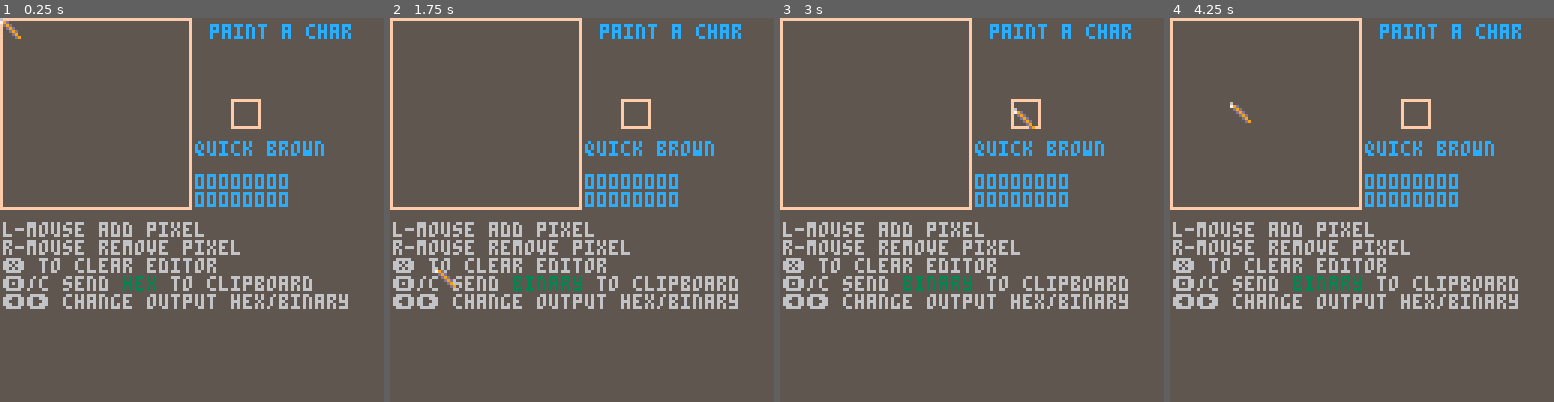
Above: before the commit, frames 1-4 (left to right).
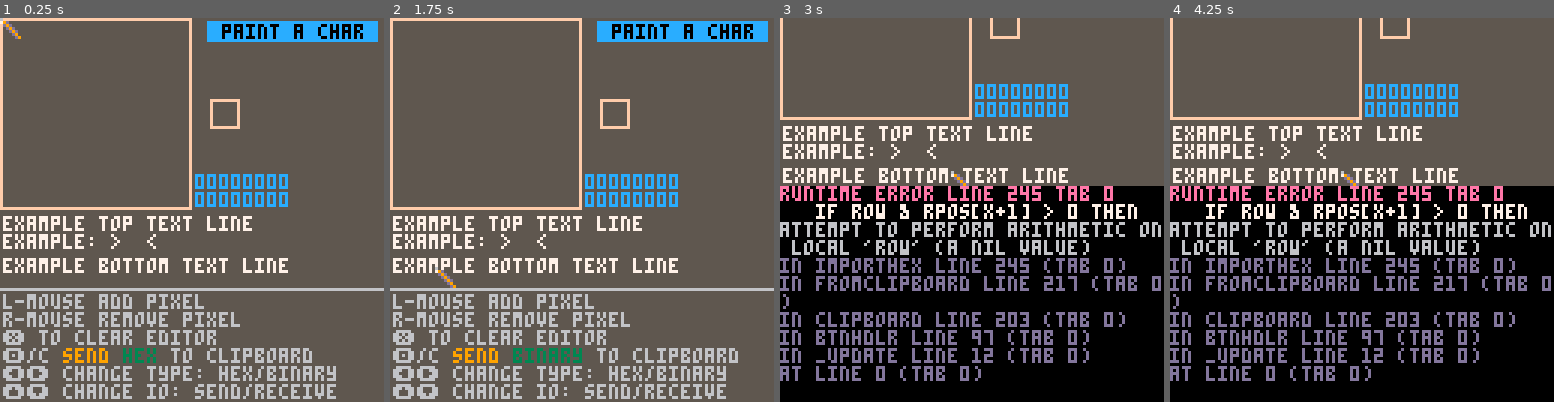
Above: after the commit, the same moments.

Repository: brettski/pico-8
Game: PICO-8 cartridge paintachar.p8
Same seed, same stepped clock (60 frames per second), same inputs: the game is played once before the commit and once after it.
Inputs (mouse positions are in pixels of both pictures, inside the frame that each line leads up to):
- Up to frame 1 (0.25 s): no input
- Up to frame 2 (1.75 s): tap X (X key) at 0.33, 1.07 s; click (670, 121) at 0.67 s; tap O (Z key) at 0.7, 1.7 s; click (436, 267) at 1.22 s; hold Right from 1.6 s (still down)
- Up to frame 3 (3 s): click (887, 114) at 1.77 s; tap X (X key) at 1.85, 2.97 s; release Right at 2.1 s; tap O (Z key) at 2.1, 2.5, 2.9 s; hold Up 2.15-2.42 s; click (952, 259) at 2.32 s; hold Right from 2.47 s (still down); click (1014, 106) at 2.87 s
- Up to frame 4 (4.25 s): release Right at 3.03 s; hold Left 3.08-3.58 s; tap O (Z key) at 3.3, 3.7, 4.1 s; click (1465, 256) at 3.42 s; hold Down 3.63-3.97 s; click (1231, 102) at 3.97 s; hold Right from 4.02 s (still down); tap X (X key) at 4.08 s

The runs differ from the first frame. In frame 1, 17% of the frame differs, in the area x 0-100%, y 0-100%; in frame 2, 17%; in frame 3, 62%; in frame 4, 62%.
Error after the commit: runtime error line 245 tab 0; if row & rpos[x+1] > 0 then; attempt to perform arithmetic on local 'row' (a nil value)

Commit message:
paintachar v2, add importing

Diff:
--- a/paintachar.p8
+++ b/paintachar.p8
@@ -3,7 +3,7 @@
 __lua__
 --paint a char
 --by brettski
---v1.0
+--v2.0
 
 function _init()
  poke(0x5f2d, 1) --mouse
@@ -22,18 +22,20 @@
  --rect(0,0,127,127,8)--debug
  drw_editor()
  drw_output()
+ drw_error()
  spr(3,msx,msy) --pointer
 end
 -->8
---setup
+--setup/data
 
 function setglobals()
- msx=0
+ msx=0 --mousex
  msy=0
  mbt=0
- tlx=0
+ tlx=0 --tilex
  tly=0
- outtype="hex"
+ iotype="hex" --hex/binary
+ iodir="out" --out/in
  ic=6 --instr color
  icx="6" --instr color hex
  ihc=3 --instr hlight color
@@ -42,6 +44,21 @@
  hchar="" --hex char
  bchar="" --byte char
  pchar=""
+ inerror=0 --current error
+ errtext={}
+ loaderrors()
+end
+
+function loaderrors()
+ --1. import error
+ local text
+ text=  "import text must contain\n"
+ text..="a 16 char hex string\n\n"
+ text..="# how to import:\n\n"
+ text..="copy your value\n"
+ text..="paste it in to this app\n"
+ text..="press 🅾️/c to import it"
+ add(errtext,text)
 end
 -->8
 --updates
@@ -52,27 +69,38 @@
  mbt=stat(34)
  tlx=flr(msx/8)
  tly=flr(msy/8)
- if mbt==1 and msx<64 and msy<64 then
-  mset(tlx,tly,1)
- elseif mbt==2 and msx<64 and msy<64 then
-  mset(tlx,tly,0)
- end
+ if inerror>0 then
+  if (mbt>0) inerror=0
+ else
+	 if mbt==1 and msx<64 and msy<64 then
+	  mset(tlx,tly,1)
+	 elseif mbt==2 and msx<64 and msy<64 then
+	  mset(tlx,tly,0)
+	 end
+	end
 end
 
 
 function btnhdlr()
-	if btnp(⬅️) then
-	 outtype="hex"
-	elseif btnp(➡️) then
-	 outtype="binary"
-	elseif btnp(⬆️) then
-
-	elseif btnp(⬇️) then
-
-	elseif btnp(🅾️) then
-	 toclipboard()
-	elseif btnp(❎) then
-	 clearchar()
+ if inerror>0 then
+  if (btnp()>0) inerror=0
+ else
+		if btnp(⬅️) then
+		 iotype="hex"
+		elseif btnp(➡️) then
+		 if iodir=="out" then
+		  iotype="binary"
+		 end
+		elseif btnp(⬆️) then
+		 iodir="in"
+		 iotype="hex"
+		elseif btnp(⬇️) then
+		 iodir="out"
+		elseif btnp(🅾️) then
+		 clipboard()
+		elseif btnp(❎) then
+		 clearchar()
+		end
 	end
 end
 
@@ -81,35 +109,47 @@
 
 function drw_editor()
 	rect(0,0,63,63,15)
-	print("paint a char",70,2,12)
+	print("\^#\^i paint a char ",70,2,12)
 	drw_instr()
 
 end
 
 function drw_output()
- local bmout=""
- bmout="\^."..bchar
- local tstr="quick brown"..bmout
- rect(77,27,86,36,15)
- print(bmout,78,28,7)
- print(bmout,90,28,7)
-	print(tstr,65,41,oc)
-	--print(#pchar,8,122,10)
-	print("ox",65+#tstr*4,41,10)
+ local hmout="\^:"..hchar
+ rect(70,27,79,36,15)
+ print(hmout,71,28,7)
+ print(hmout,86,28,7)
 	print(sub(hchar,1,8),65,52,12)
 	print(sub(hchar,9,16))
+	print("example top text line",1,66,7)
+	print("example: >\f6"..hmout.."\f7<")
+ print("example bottom text line")
 end
 
 function drw_instr()
+ local dir,addv="send","to"
+ if iodir=="in" then
+  dir,addv="receive","from"
+ end
  local inst="l-mouse add pixel\n"
- inst=inst.."r-mouse remove pixel\n"
- inst=inst.."❎ to clear editor\n"
-
- inst=inst.."🅾️/c send "
- inst=inst.."\f"..ihc..""..outtype.."\f"..icx.." to clipboard\n"
- inst=inst.."⬅️➡️ change output hex/binary"
-
- print(inst,1,68,ic)
+ inst..="r-mouse remove pixel\n"
+ inst..="❎ to clear editor\n"
+ inst..="🅾️/c\f9 "..dir
+ inst..="\f"..ihc.." "..iotype.." \f"..icx..addv.." clipboard\n"
+ inst..="⬅️➡️ change type: hex/binary\n"
+ inst..="⬆️⬇️ change io: send/receive"
+ line(0,90,127,90,ic)
+ print(inst,1,92,ic)
+end
+
+--48 tall
+function drw_error()
+ if inerror>0 then
+  rectfill(2,36,125,96,1)
+  rect(1,35,126,97,8)
+  rect(3,37,124,95,8)
+  print(errtext[inerror],5,39,7)
+ end
 end
 -->8
 --utils
@@ -159,14 +199,58 @@
  return out
 end
 
+function clipboard()
+ if iodir=="out" then
+  return toclipboard()
+ end
+ fromclipboard()
+end
+
 function toclipboard()
- if (outtype=="hex") then
+ if iotype=="hex" then
   printh(hchar,"@clip")
  else
   printh(escp_bin_str(bchar),"@clip")
  end
 end
 
+function fromclipboard()
+ if iotype=="hex" then
+  local hex=stat(4)
+  importhex(hex)
+ else
+  assert(false,"unable to import binary strings")
+ end
+end
+
+
+
+-->8
+--importing
+
+function importhex(hex)
+ if #hex!=16 then
+  inerror=1
+  return
+ end
+ --assert(#hex==16,"import hex must a 16 char string")
+ hexparts={}
+ rpos={0x01,0x02,0x04,0x08,
+       0x10,0x20,0x40,0x80}
+ for i=1,15,2 do
+  add(hexparts,sub(hex,i,i+1))
+ end
+
+ local row
+ for y=0,7 do
+   row=tonum("0x"..hexparts[y+1])
+  for x=0,7 do
+   if row & rpos[x+1] > 0 then
+    mset(x,y,1)
+   end
+  end
+ end
+end
 __gfx__
 00000000676767677777000060000000000000000000000000000000000000000000000000000000000000000000000000000000000000000000000000000000
 00000000767676767760000079d00000000000000000000000000000000000000000000000000000000000000000000000000000000000000000000000000000
Not shown, changed: the thumbnail (__label__) section of paintachar.p8
Not shown, changed: paintachar.p8.png
